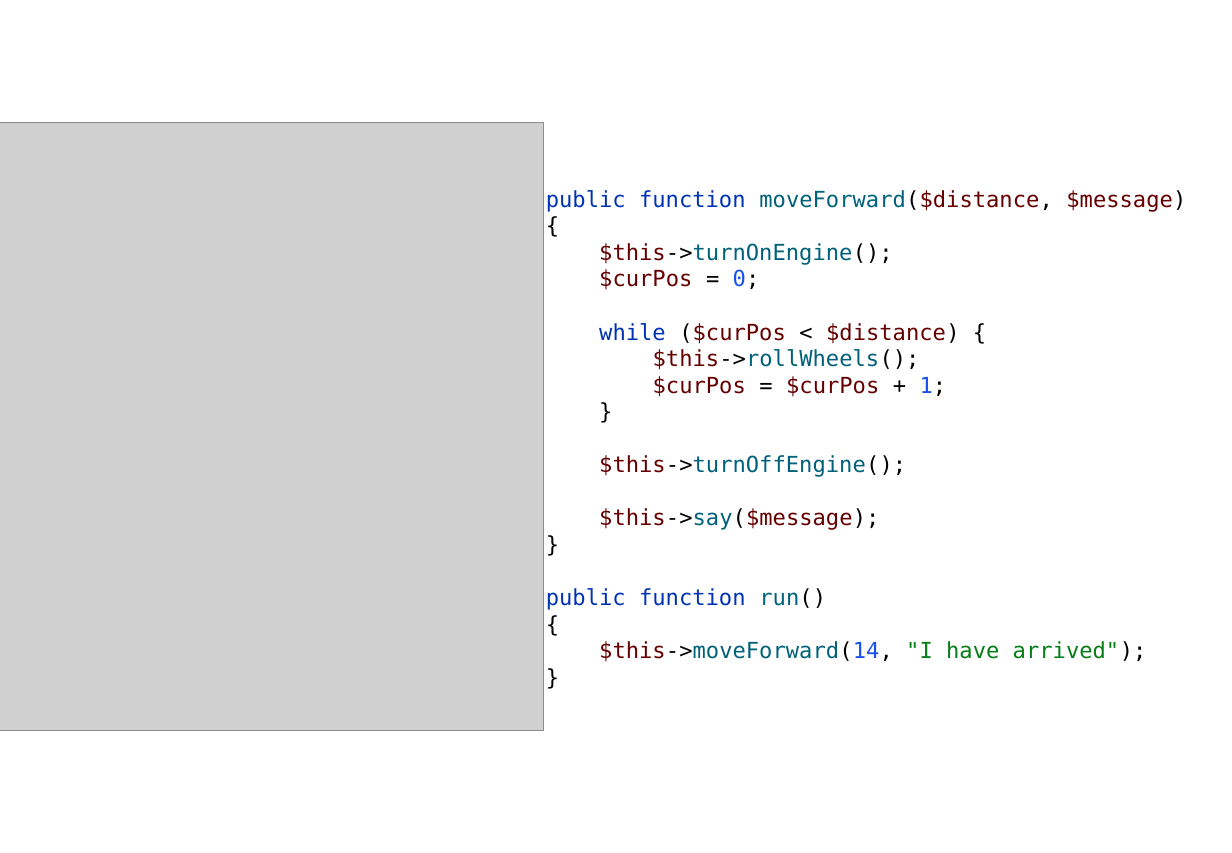
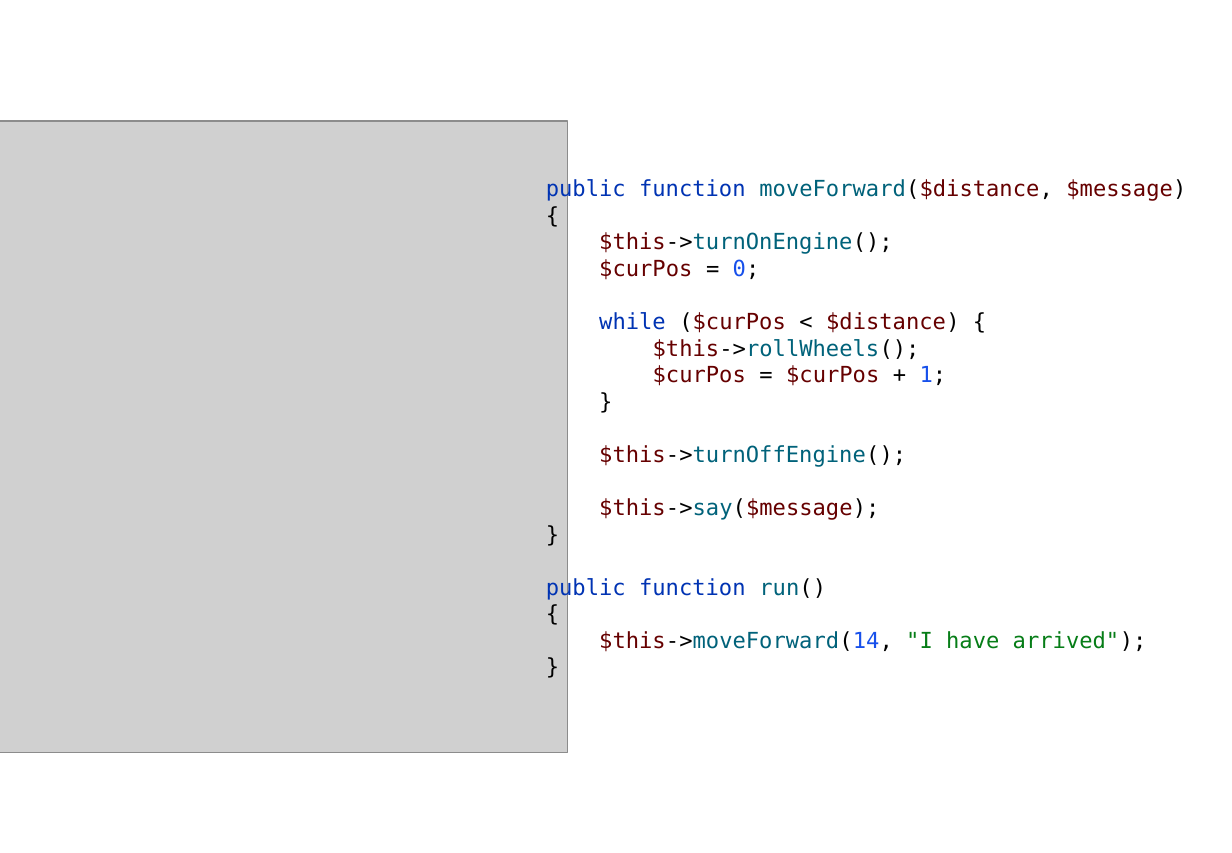
Before and after one commit to jkossen/onwijs, a slide deck: slide 1 of content/programmeren/php-basis-function/php-basis-function.pptx. Drawn at 1232x853 pixels with LibreOffice and Linux fonts; fonts in the diff are those of the drawing; grey boxes stand for pictures. Boxes give left, top, right and bottom in pixels: in the first picture for what was removed or moved away, otherwise in the second. Text is boxed around its words. In the diff, an @@ line names an element or a change of style, - is before the commit and + after.

Commit message:
minor slide corrections

```diff
--- a/content/programmeren/php-basis-function/php-basis-function.pptx
+++ b/content/programmeren/php-basis-function/php-basis-function.pptx
@@ picture: place and size @@
-picture at (0,123,543,730)
+picture at (0,120,567,751)
@@ text "public function moveForward($distance, $message) { ...": place and size @@
-text "public function moveForward($distance, $message) { ..." at (546,190,1186,661)
+text "public function moveForward($distance, $message) { ..." at (546,178,1186,651)
@@ text "public function moveForward($distance, $message) { ..." at (546,178,1186,651): vertical alignment top to middle @@
```
Also in this commit, not shown: 2 other files.
